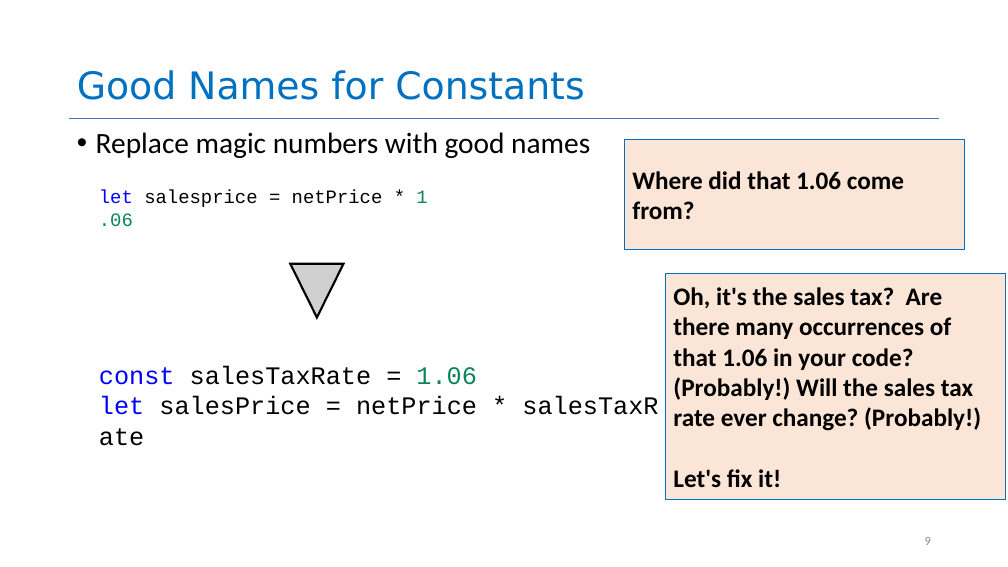
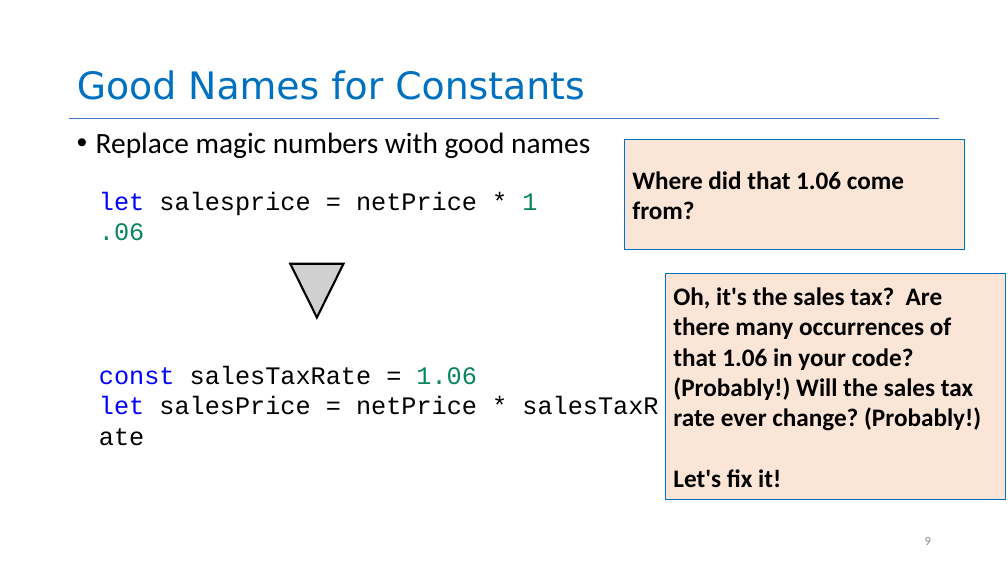
Before and after one commit to neu-se/CS4530-CS5500-Spring-2021, a slide deck: slide 9 of Slides/Lesson 1.2 General Program Design Principles.pptx. Drawn at 1008x567 pixels with LibreOffice and Linux fonts; fonts in the diff are those of the drawing; grey boxes stand for pictures. Boxes give left, top, right and bottom in pixels: in the first picture for what was removed or moved away, otherwise in the second. Text is boxed around its words. In the diff, an @@ line names an element or a change of style, - is before the commit and + after.

```diff
--- a/Slides/Lesson 1.2 General Program Design Principles.pptx
+++ b/Slides/Lesson 1.2 General Program Design Principles.pptx
@@ text "let salesprice = netPrice * ..." at box(99, 191, 537, 241): size 18 to 24 pt @@
```
Also in this commit, not shown: 11 other slides changed.
